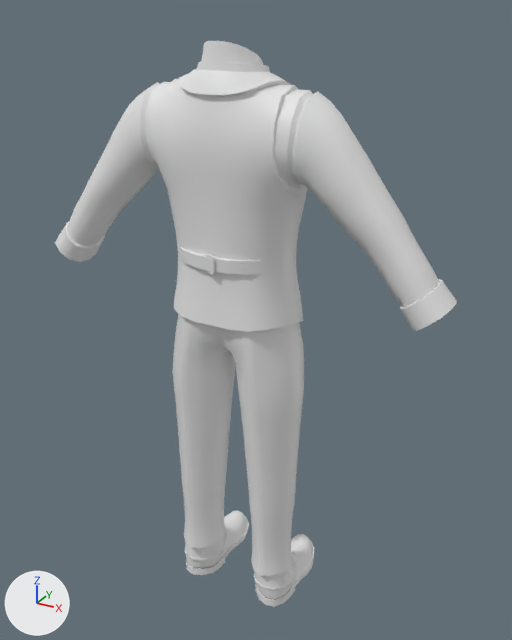
The FBX model Assets/Content/3Dmodels/Attires/Citizens/UpperClass/Type3/3Dmodel_Attire_Citizen_UpperClass_Type3.fbx: old version first, new version second.
Camera for both pictures: a camera (50 mm lens) standing at (0.893, -1.516, 1.658) and looking at (0.007, 0.094, 0.853). Every picture has the same lights, and +X, +Y and +Z are marked at lower left. The first picture is the older version.

The scene before the commit, as lines of its bpy script (objects in view):
```python
me_attire_citizen_upperclass_type3 = bpy.data.meshes.new('Attire_Citizen_UpperClass_Type3')
me_attire_citizen_upperclass_type3.from_pydata(...)  # 3382 vertices, 3606 faces; spans x -0.58..0.58, y -0.23..0.13, z 0.0..1.59
ob_attire_citizen_upperclass_type3 = bpy.data.objects.new('Attire_Citizen_UpperClass_Type3', me_attire_citizen_upperclass_type3)
ob_attire_citizen_upperclass_type3.location = (0.0, 0.0, 0.0)
ob_attire_citizen_upperclass_type3.rotation_euler = (0.0, 0.0, 3.142)  # degrees (0, 0, 180)
```
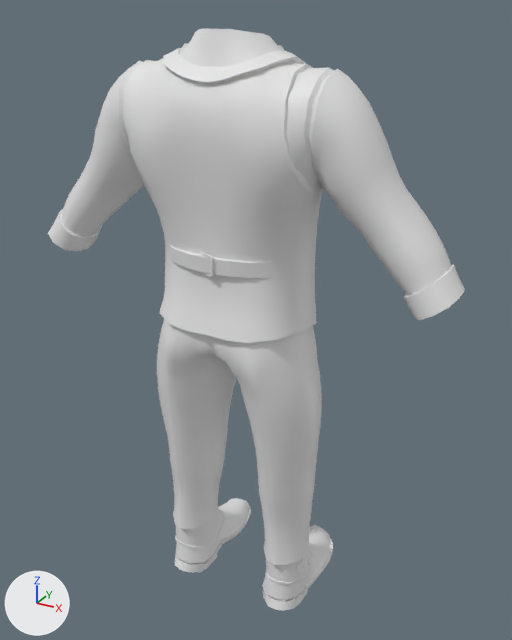
Commit message: Added Citizen Strong

The newer file adds a shape key; the second version is drawn at full value of the shape key 'BlendShape_BodyType_Male_Strong' of 'Attire_Citizen_UpperClass_Type3', and the change is written as the vertex moves it makes.

Location of each change, (x1, y1, x2, y2) in pixels of the pictures (512 x 640 px; the box of a moved part takes in the faces that stretch with it):
'Attire_Citizen_UpperClass_Type3', reshaped
    before: (55, 41, 457, 607)
    after: (48, 28, 465, 611)
part 1 of me_attire_citizen_upperclass_type3, moved or reshaped
    before: (205, 254, 215, 275)
    after: (202, 253, 214, 277)
part 2 of me_attire_citizen_upperclass_type3, moved or reshaped
    before: (55, 41, 457, 607)
    after: (48, 28, 465, 611)

What changed in the scene script:
```text
Change me_attire_citizen_upperclass_type3:
    used by ob_attire_citizen_upperclass_type3; location = (0.0, 0.0, 0.0); rotation_euler = (0.0, 0.0, 3.142), in degrees (0, 0, 180)
    remove me_attire_citizen_upperclass_type3.from_pydata(...)  # 3382 vertices, 3606 faces; spans x -0.58..0.58, y -0.23..0.13, z 0.0..1.59
    add me_attire_citizen_upperclass_type3.from_pydata(...)  # 3382 vertices, 3606 faces; spans x -0.59..0.59, y -0.29..0.16, z 0.0..1.62
    me_attire_citizen_upperclass_type3 part 1: the loose piece of 32 vertices spanning x -0.02..0.02, y 0.12..0.13, z 1.06..1.11 is moved by (0.0, 0.01, 0.0)
    me_attire_citizen_upperclass_type3 part 2: 2922 of 3382 vertices moved; they spanned x -0.58..0.58, y -0.23..0.13, z 0.0..1.59 and now span x -0.59..0.59, y -0.29..0.16, z 0.0..1.62; mean shift (0.0, -0.01, 0.03); largest move (0.17, -0.02, 0.28) -> (0.22, -0.05, 0.34)
    other edits to the shape of me_attire_citizen_upperclass_type3 do not show in these pictures
```
